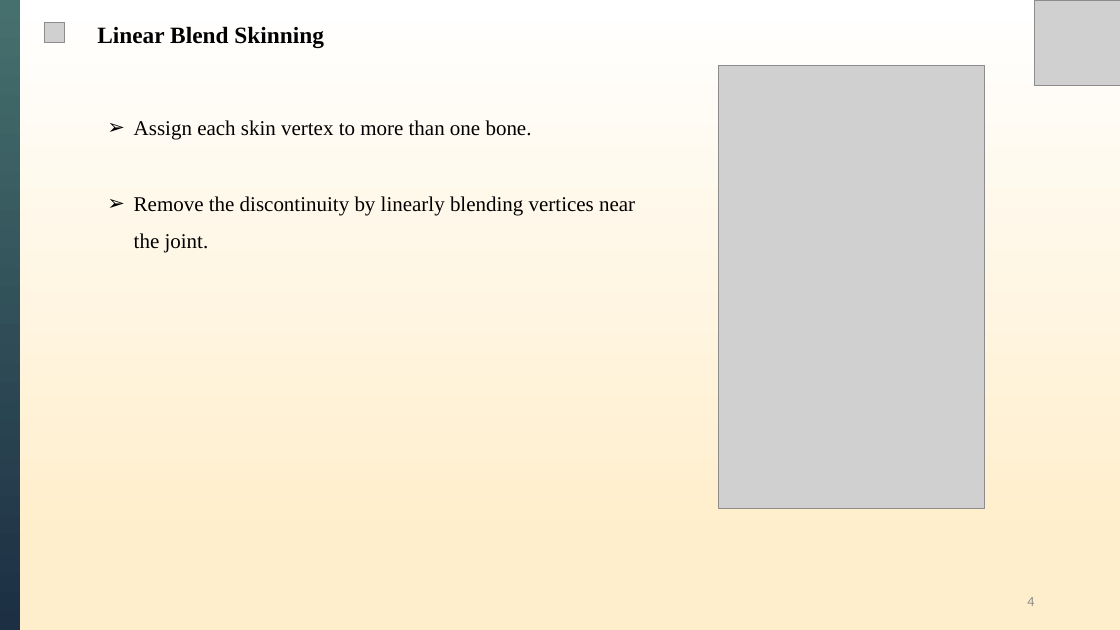
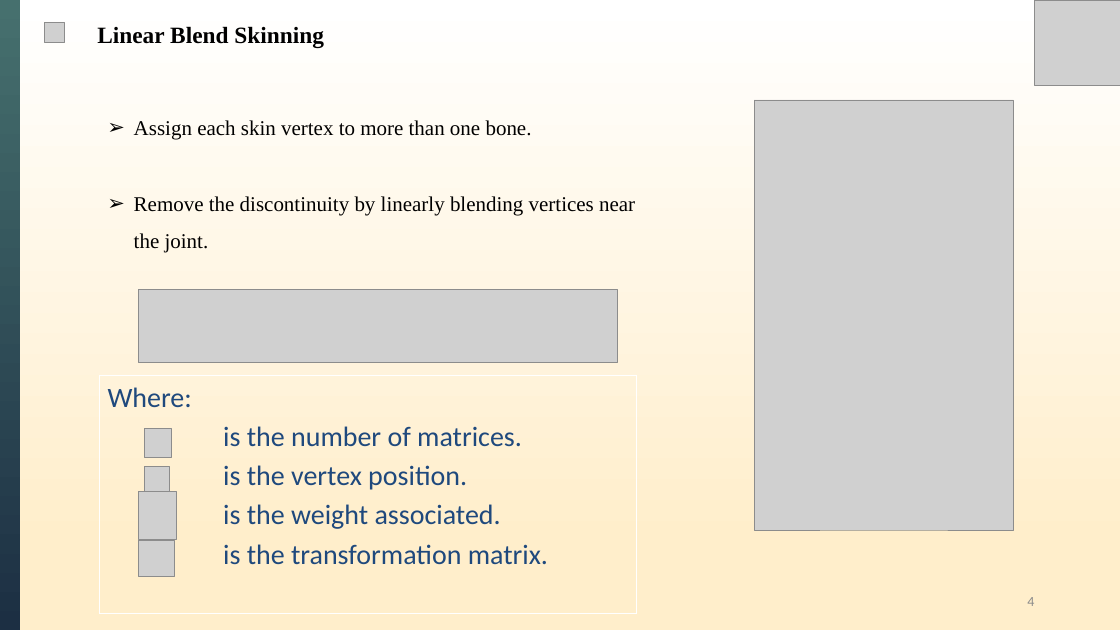
Before and after one commit to XiongWT1024/self-study-2024, a slide deck: slide 4 of LBS_SMPL/LBS_SMPL.pptx. Drawn at 1120x630 pixels with LibreOffice and Linux fonts; fonts in the diff are those of the drawing; grey boxes stand for pictures. Boxes give left, top, right and bottom in pixels: in the first picture for what was removed or moved away, otherwise in the second. Text is boxed around its words. In the diff, an @@ line names an element or a change of style, - is before the commit and + after.

```diff
--- a/LBS_SMPL/LBS_SMPL.pptx
+++ b/LBS_SMPL/LBS_SMPL.pptx
@@ picture: place and size @@
-picture at [718, 66, 985, 507]
+picture at [755, 100, 1014, 530]
@@ picture added at [139, 289, 618, 363] @@
@@ rectangle added at [99, 376, 636, 614], outline #FFFFFF 0.75 pt, 24 pt, text #1F497D @@
+Where:
+is the number of matrices.
+is the vertex position.
+is the weight associated.
+is the transformation matrix.
@@ picture added at [145, 429, 171, 458] @@
@@ picture added at [145, 466, 170, 497] @@
@@ picture added at [139, 492, 176, 540] @@
@@ picture added at [139, 541, 175, 577] @@
```
Also in this commit, not shown: 4 slides added, 3 other files.
